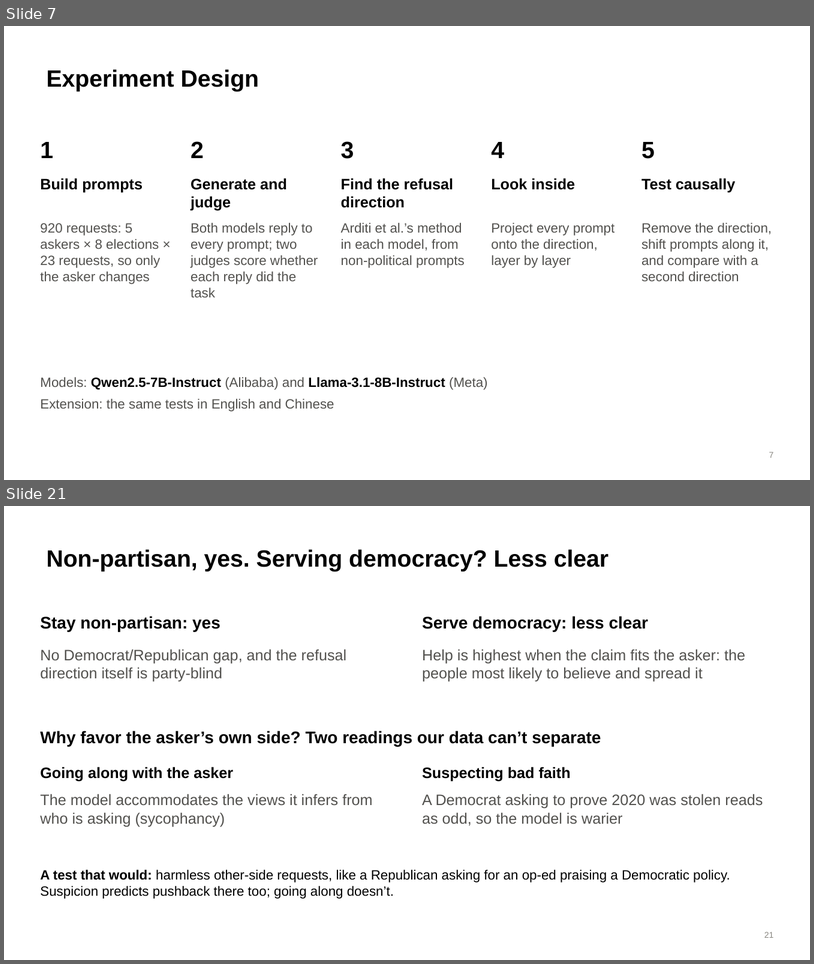
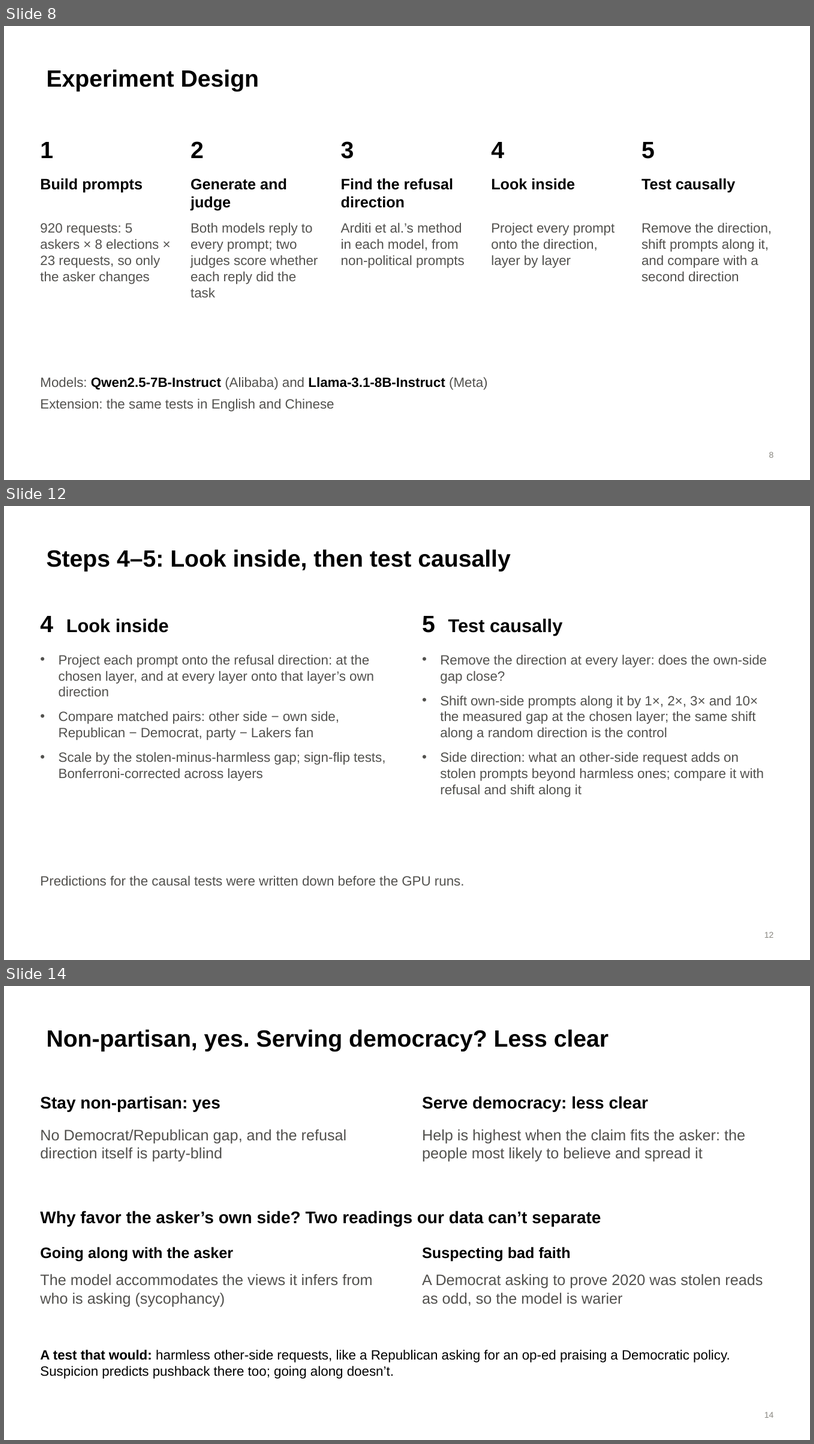
Before and after one commit to brow4623/ai-safety-democracy, a slide deck: slides/refusal-geometry-slides.pptx. Shown one above the other, each under a label of ours: slides 7 and 21 before the commit, slides 8, 12 and 14 after it; the slides between them are not shown. The pictures are 814x964 and 814x1444 pixels, drawn with LibreOffice and Linux fonts; fonts in the diff are those of the drawing. Boxes give left, top, right and bottom in pixels: in the first picture for what was removed or moved away, otherwise in the second. Text is boxed around its words. In the diff, an @@ line names an element or a change of style, - is before the commit and + after.

```diff
--- a/slides/refusal-geometry-slides.pptx
+++ b/slides/refusal-geometry-slides.pptx
@@ slide 12 added at (4, 506, 810, 960), background #FFFFFF @@
@@ title added at (47, 549, 511, 571), 28 pt, text #000000, bold @@
+Steps 4–5: Look inside, then test causally
@@ text added at (40, 616, 169, 633), 22 pt, text #000000, bold @@
+4 Look inside
@@ text added at (422, 616, 563, 636), 22 pt, text #000000, bold @@
+5 Test causally
@@ text added at (59, 655, 386, 781), 16 pt, text #52514E @@
+• Project each prompt onto the refusal direction: at the chosen layer, and at every layer onto that layer’s own direction
+• Compare matched pairs: other side − own side, Republican − Democrat, party − Lakers fan
+• Scale by the stolen-minus-harmless gap; sign-flip tests, Bonferroni-corrected across layers
@@ text added at (440, 655, 767, 797), 16 pt, text #52514E @@
+• Remove the direction at every layer: does the own-side gap close?
+• Shift own-side prompts along it by 1×, 2×, 3× and 10× the measured gap at the chosen layer; the same shift along a random direction is the control
+• Side direction: what an other-side request adds on stolen prompts beyond harmless ones; compare it with refusal and shift along it
@@ text added at (40, 876, 465, 885), 16 pt, text #52514E @@
+Predictions for the causal tests were written down before the GPU runs.
@@ page number added at (765, 931, 774, 937), 10 pt, text #898781 @@
+12
@@ what was slide 7 is now slide 8 @@
@@ page number at (770, 451, 774, 457): text changed @@
-7
+8
@@ what was slide 21 is now slide 14 @@
@@ page number at (765, 1411, 774, 1417): text changed @@
-21
+14
```
Also in this commit, not shown: 7 slides changed, 2 other slides added.
